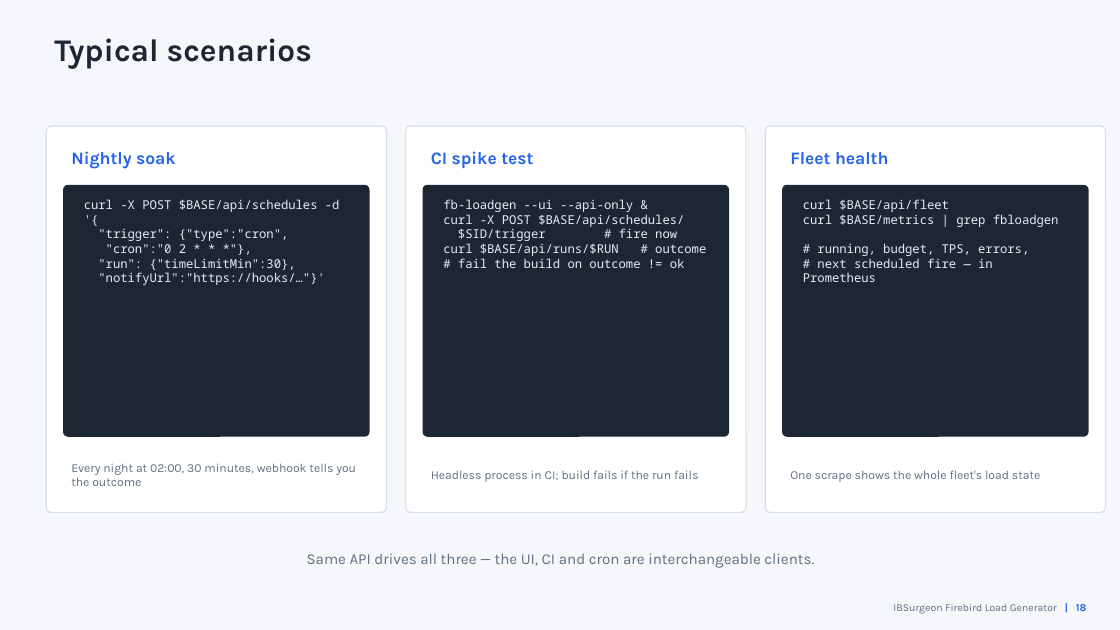
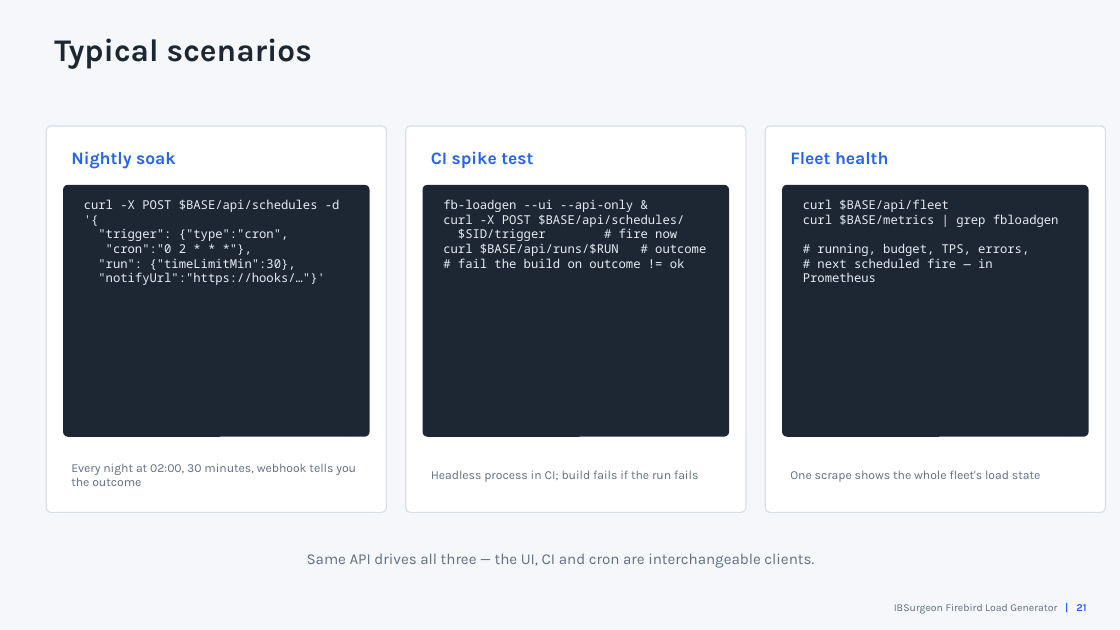
Before and after one commit to alexeykovyazin/firebirdgotester, a slide deck: slide 21 of IBSurgeon_LoadGenerator.pptx (slide 18 before the commit). Drawn at 1120x630 pixels with LibreOffice and Linux fonts; fonts in the diff are those of the drawing. Boxes give left, top, right and bottom in pixels: in the first picture for what was removed or moved away, otherwise in the second. Text is boxed around its words. In the diff, an @@ line names an element or a change of style, - is before the commit and + after.

Commit message:
Deck refresh: 23 slides (extended load mix, transaction variants + noLimbo, field diagnostics); fix footer repo URL

```diff
--- a/IBSurgeon_LoadGenerator.pptx
+++ b/IBSurgeon_LoadGenerator.pptx
@@ text at [894, 604, 1086, 614]: text changed @@
-IBSurgeon Firebird Load Generator | 18
+IBSurgeon Firebird Load Generator | 21
```
Also in this commit, not shown: 2 other slides changed, 3 slides added, 25 other files.
